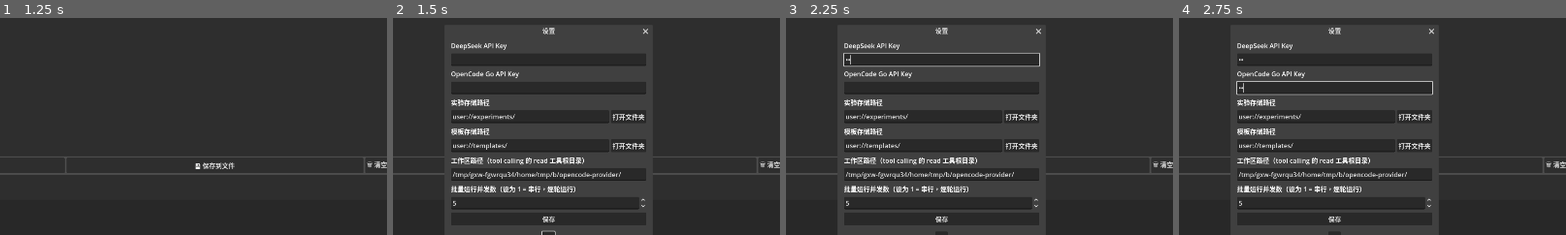
Above: before the commit, frames 1-4 (left to right).
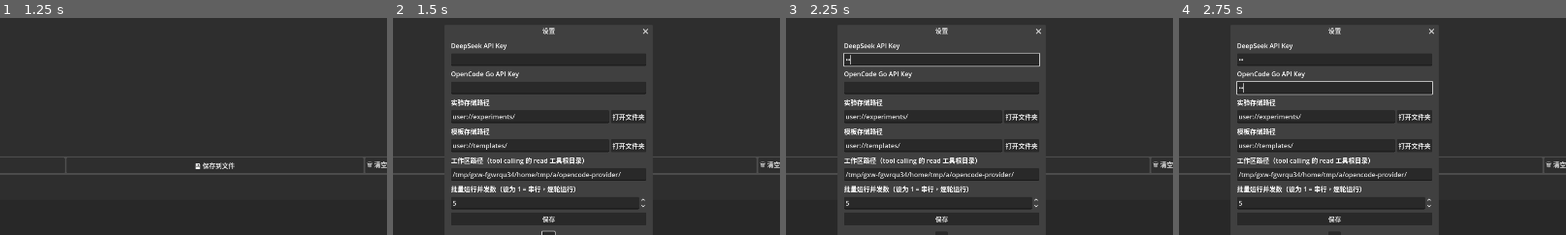
Above: after the commit, the same moments.

Repository: fkyah3/experiment-console
Game: Godot game, scene res://scenes/ExperimentPanel.tscn
Same seed, same stepped clock (60 frames per second), same inputs: the game is played once before the commit and once after it.
Inputs (mouse positions are % of the whole screen's width and height, from its top left):
- Up to frame 1 (1.25 s): click (71, 1) at 0.52 s; type "Alex" at 0.6 s; click (50, 96) at 0.75 s; type "12" at 0.83 s
- Up to frame 2 (1.5 s): click "⚙ 设置" at 1.25 s
- Up to frame 3 (2.25 s): click (50, 31) at 2.02 s; type "12" at 2.1 s
- Up to frame 4 (2.75 s): click (50, 37) at 2.25 s; type "12" at 2.33 s
The pictures show only the part of the screen within x 30-80%, y 21-71%; the shares and areas given below are measured in that part.

Frame 1 is identical in both runs. In frame 2, 0.2% of the frame differs, in the area x 41-59%, y 70-75%; in frame 3, 0.2%; in frame 4, 0.2%.

Commit message:
fix: ConfigManager 编译错误 — Variant 类型推断
Godot 4 将 '从 Variant 推断类型' 视为警告，
项目开启了 'Treat Warnings as Errors'，导致编译失败。
修复：var := ConfigFile.new() → var: ConfigFile = ConfigFile.new()

Diff:
--- a/scripts/ConfigManager.gd
+++ b/scripts/ConfigManager.gd
@@ -27,7 +27,7 @@
 		# 尝试从旧版 api.key 字段迁移
 		var cfg := ConfigFile.new()
 		if cfg.load(config_path) == OK:
-			var old_key := cfg.get_value("api", "key", "")
+			var old_key: String = cfg.get_value("api", "key", "")
 			if not old_key.is_empty():
 				deepseek_key = old_key
 				save_config()
@@ -38,7 +38,7 @@
 
 
 func load_config() -> void:
-	var cfg := ConfigFile.new()
+	var cfg: ConfigFile = ConfigFile.new()
 	var err := cfg.load(config_path)
 	if err != OK:
 		return
@@ -57,7 +57,7 @@
 
 
 func save_config() -> void:
-	var cfg := ConfigFile.new()
+	var cfg: ConfigFile = ConfigFile.new()
 	cfg.set_value("api", "deepseek_key", deepseek_key)
 	cfg.set_value("api", "opencode_key", opencode_key)
 	cfg.set_value("api", "host", api_host)
